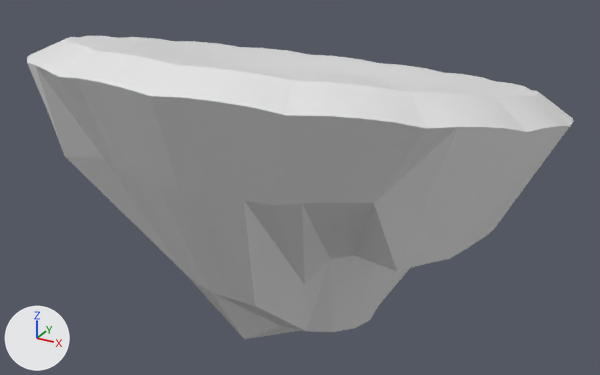
The Blender file Blend/FloatingIslandSlant.blend: old version first, new version second.
Before and after are seen from a 50 mm lens placed at (-0.14, -3.7, 4.04), pointed at (-2.77, 1.07, 1.65). Arrows for +X, +Y and +Z are at lower left; the lights stay in place.
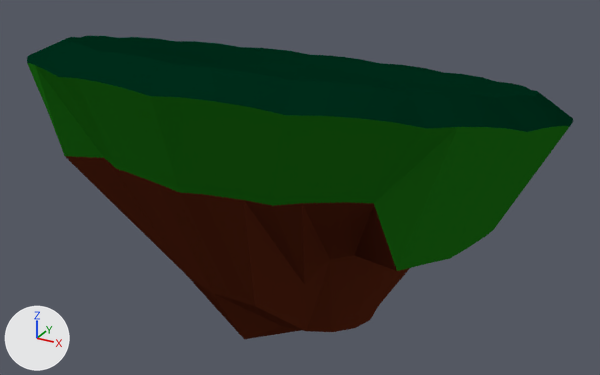
Commit message: Colored Islands

What changed in the scene script:
```text
Add mat_grasstopmaterial:
    mat_grasstopmaterial = diffuse_material('GrassTopMaterial')
    mat_grasstopmaterial.base_color = (0.0139, 0.168, 0.00887)  # dark green #1f7218
Add mat_groundbottommaterial:
    mat_groundbottommaterial = diffuse_material('GroundBottomMaterial')
    mat_groundbottommaterial.base_color = (0.0908, 0.0183, 0.00719)  # brown #552514
Add mat_groundtopdarkmaterial:
    mat_groundtopdarkmaterial = diffuse_material('GroundTopDarkMaterial')
    mat_groundtopdarkmaterial.base_color = (0.0, 0.0254, 0.0102)  # dark green #002c1a
Change me_cone_001:
    where me_cone_001.from_pydata(...)  # 261 vertices, 514 faces; spans x -1.75..1.75, y -1.7..1.72, z -1.43..1.35
    used by ob_cone; location = (-2.728, 1.001, 1.458); rotation_euler = (3.11, 0.0, 0.0), in degrees (178, 0, 0)
    me_cone_001 part 1: 112 of the faces centred in x -1.59..1.63, y -1.59..1.61, z -1.13..-0.38 switch from no material to mat_grasstopmaterial (dark green #1f7218)
    me_cone_001 part 2: 146 of the faces centred in x -1.15..1.2, y -1.34..1.23, z -0.46..1.08 switch from no material to mat_groundbottommaterial (brown #552514)
    me_cone_001 part 3: 256 of the faces centred in x -1.67..1.67, y -1.63..1.64, z -1.4..-0.67 switch from no material to mat_groundtopdarkmaterial (dark green #002c1a)
```

What differs and where, as boxes [x1, y1, x2, y2] in the pictures (600 x 375 px):
part 1 of me_cone_001, recoloured (grey to green): [27, 63, 569, 271] in both
part 2 of me_cone_001, recoloured (grey to brown): [65, 156, 410, 339] in both
part 3 of me_cone_001, recoloured: [27, 36, 573, 132] in both
